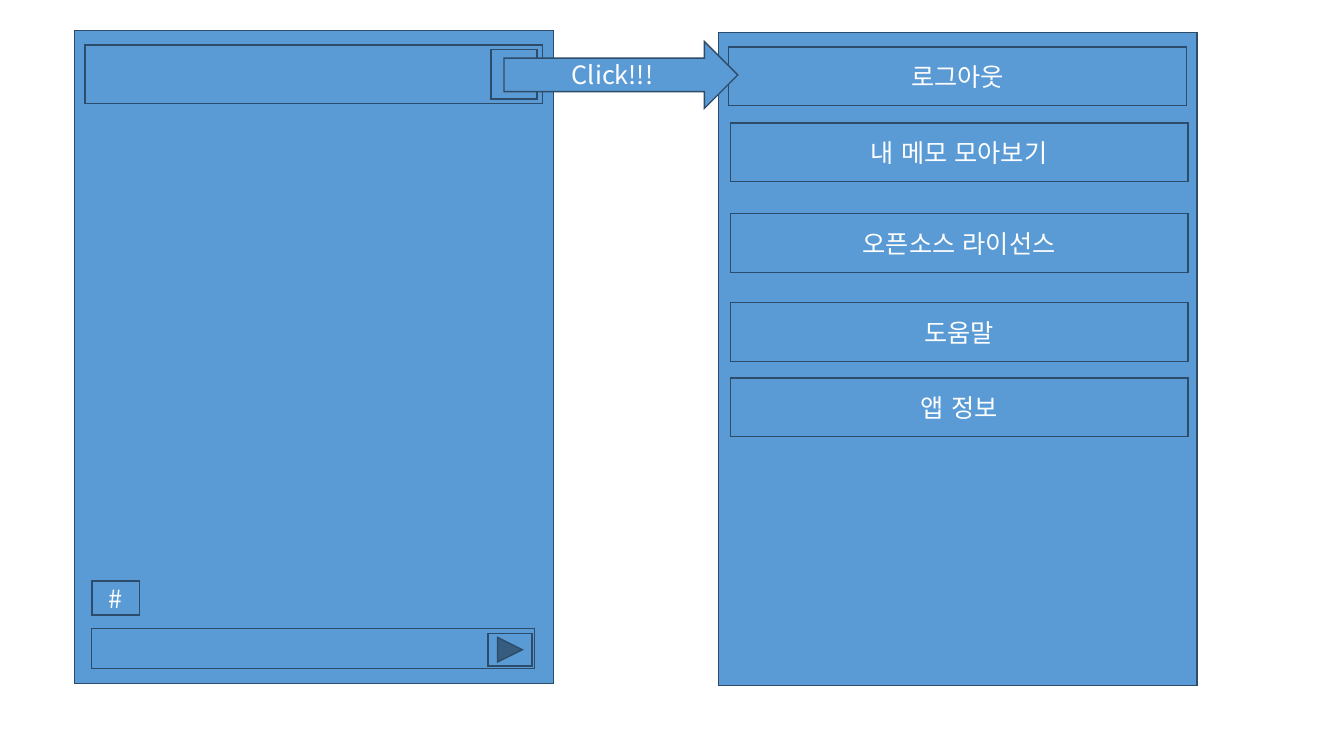
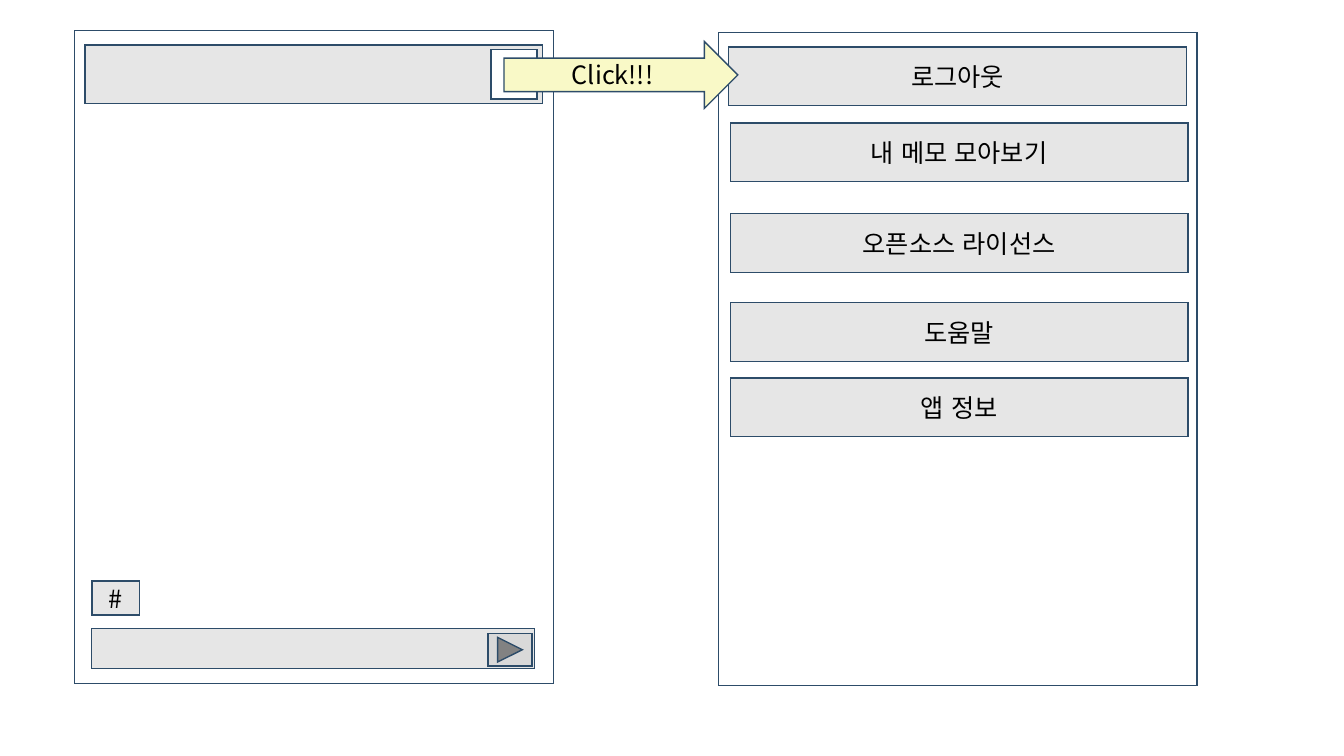
Before and after one commit to bluesky0960/KookMiNi, a slide deck: slide 11 of 오픈소스 기획서ver.1.pptx. Drawn at 1344x756 pixels with LibreOffice and Linux fonts; fonts in the diff are those of the drawing. Boxes give left, top, right and bottom in pixels: in the first picture for what was removed or moved away, otherwise in the second. Text is boxed around its words. In the diff, an @@ line names an element or a change of style, - is before the commit and + after.

```diff
--- a/오픈소스 기획서ver.1.pptx
+++ b/오픈소스 기획서ver.1.pptx
@@ rectangle at [85, 45, 542, 104]: fill #5B9BD5 to #E6E6E6 @@
@@ right arrow "Click!!!" at [504, 41, 738, 108]: text colour #FFFFFF to #000000; fill #5B9BD5 to #F9F9C7 @@
@@ fill #5B9BD5 to #FFFFFF in 3 elements at [75, 30, 554, 684], [491, 49, 537, 99], [719, 32, 1198, 686] @@
@@ text colour #FFFFFF to #000000; fill #5B9BD5 to #E6E6E6 in 6 elements at [729, 47, 1187, 106], [730, 123, 1188, 181], [730, 214, 1188, 272], [730, 302, 1188, 361], [730, 378, 1188, 437], [92, 581, 139, 615] @@
@@ rectangle at [92, 629, 535, 669]: fill #5B9BD5 to #E6E6E6 @@
@@ action button forward next at [488, 633, 531, 666]: fill #5B9BD5 to #D9D9D9 @@
```
Also in this commit, not shown: 4 other slides changed, 1 slide added, 2 other files.
